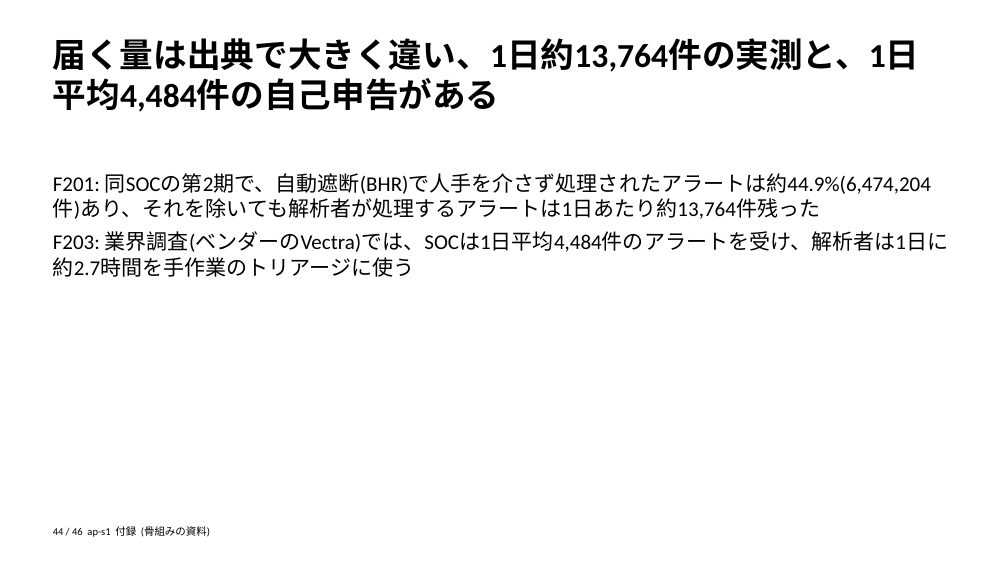
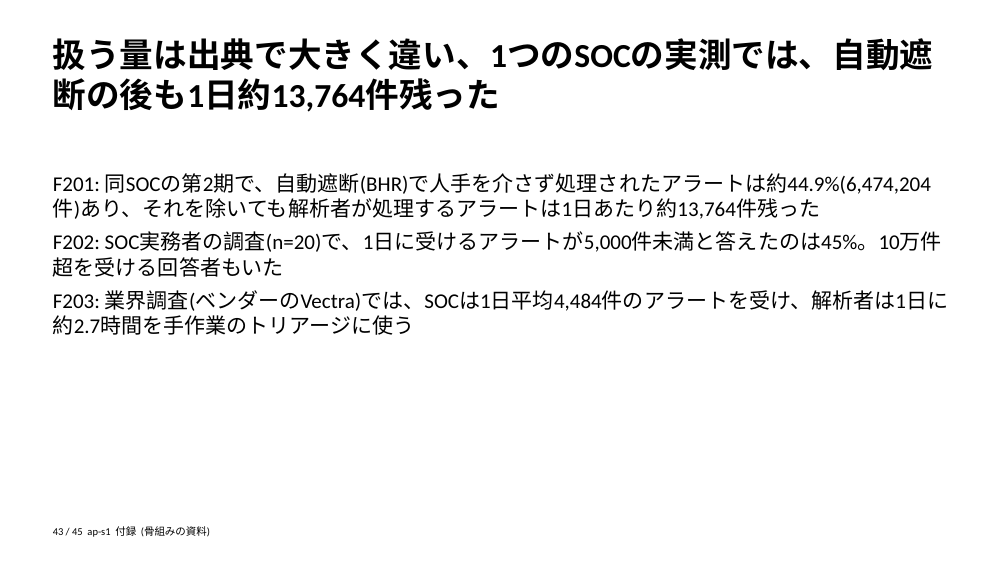
Before and after one commit to zyuuryuu/PPTX-Planner, a slide deck: slide 43 of trial/deck/preview/skeleton.pptx (slide 44 before the commit). Drawn at 1008x567 pixels with LibreOffice and Linux fonts; fonts in the diff are those of the drawing. Boxes give left, top, right and bottom in pixels: in the first picture for what was removed or moved away, otherwise in the second. Text is boxed around its words. In the diff, an @@ line names an element or a change of style, - is before the commit and + after.

```diff
--- a/trial/deck/preview/skeleton.pptx
+++ b/trial/deck/preview/skeleton.pptx
@@ text at [53,38,934,112]: text changed @@
-届く量は出典で大きく違い、1日約13,764件の実測と、1日平均4,484件の自己申告がある
+扱う量は出典で大きく違い、1つのSOCの実測では、自動遮断の後も1日約13,764件残った
@@ text at [53,232,942,252]: paragraph added @@
+F202: SOC実務者の調査(n=20)で、1日に受けるアラートが5,000件未満と答えたのは45%。10万件超を受ける回答者もいた
@@ text at [53,526,210,537]: text changed @@
-44 / 46 ap-s1 付録 (骨組みの資料)
+43 / 45 ap-s1 付録 (骨組みの資料)
```
Also in this commit, not shown: 44 other slides changed, 1 slide removed, 4 other files.
